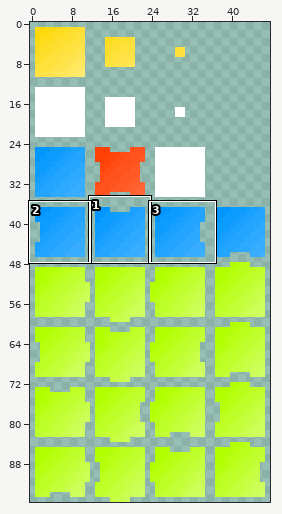
A sprite sheet gets an edit: assets/cells.png. Above: a wide view before the commit, with the close-up outlined.
Close-up. Earlier state:
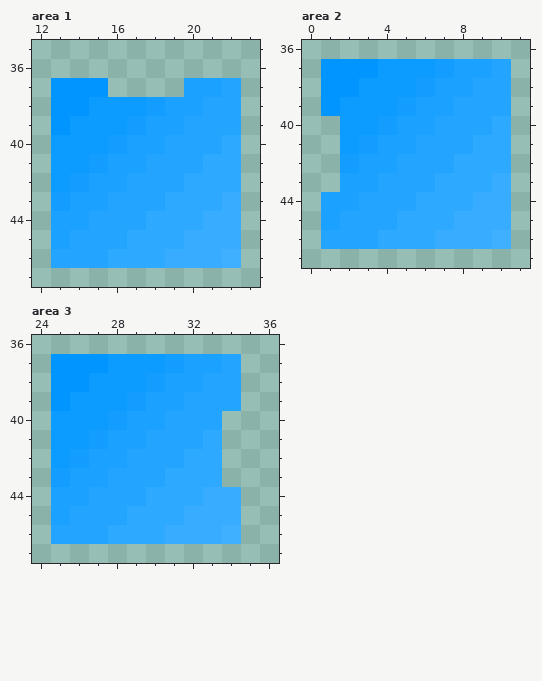
The file is 48x96 pixels. Colours within 5 levels of each other are drawn and written as one. Shown: area 1: x 12..23, y 35..47; area 2: x 0..11, y 36..47; area 3: x 24..36, y 36..47. The commit also changed other parts of the picture, which this record leaves out.
New version:
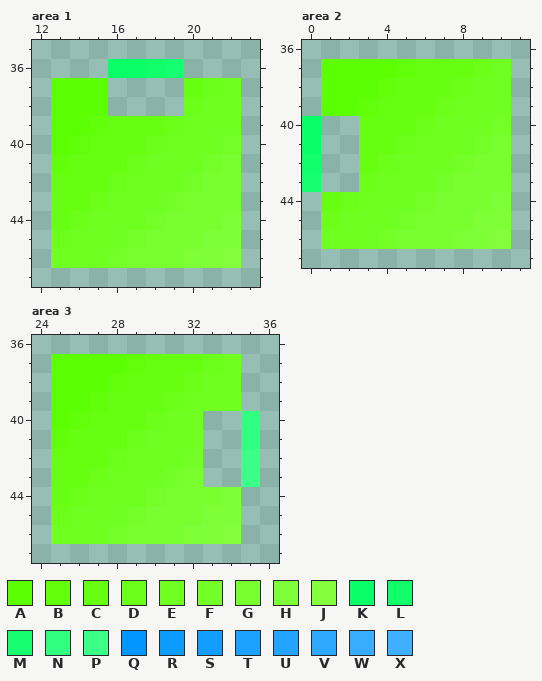
Palette (. is transparent): A #5cff02  B #61ff0a  C #66ff11  D #6bff19  E #6fff20  F #74ff28  G #79ff2f  H #7eff37  J #83ff3e  K #08ff67  L #10ff6b  M #17ff70  N #31ff80  P #3cff87  Q #0196ff  R #0c9bff  S #139eff  T #1ba1ff  U #22a4ff  V #2da9ff  W #38adff  X #3fb0ff
Changes in this commit:
--- area 1
@@ x 12..23 @@
 35 ............
-36 ............
-37 .QQQ....TTU.
-38 .QQRRRSTTUU.
-39 .QRRRSTTUUU.
-40 .RRRSTTUUUV.
-41 .RRSTTUUUVV.
-42 .RSTTUUUVVV.
-43 .STTUUUVVVW.
-44 .TTUUUVVVWW.
-45 .TUUUVVVWWW.
-46 .UUUVVVWWWX.
+36 ....KKLM....
+37 .AAA....CDE.
+38 .AAA....DEE.
+39 .AABCCCDEEE.
+40 .ABCCCDEEEF.
+41 .BCCCDEEEFG.
+42 .CCCDEEEFGG.
+43 .CCDEEEFGGG.
+44 .CDEEEFGGGH.
+45 .DEEEFGGGHH.
+46 .EEEFGGGHHJ.
 47 ............
--- area 2
@@ x 0..11 @@
 36 ............
-37 .QQQRRRSTTU.
-38 .QQRRRSTTUU.
-39 .QRRRSTTUUU.
-40 ..RRSTTUUUV.
-41 ..RSTTUUUVV.
-42 ..STTUUUVVV.
-43 ..TTUUUVVVW.
-44 .TTUUUVVVWW.
-45 .TUUUVVVWWW.
-46 .UUUVVVWWWX.
+37 .AAAABCCCDE.
+38 .AAABCCCDEE.
+39 .AABCCCDEEE.
+40 K..CCCDEEEF.
+41 K..CCDEEEFG.
+42 L..CDEEEFGG.
+43 M..DEEEFGGG.
+44 .CDEEEFGGGH.
+45 .DEEEFGGGHH.
+46 .EEEFGGGHHJ.
 47 ............
--- area 3
@@ x 24..36 @@
 36 .............
-37 .QQQRRRSTTU..
-38 .QQRRRSTTUU..
-39 .QRRRSTTUUU..
-40 .RRRSTTUUU...
-41 .RRSTTUUUV...
-42 .RSTTUUUVV...
-43 .STTUUUVVV...
-44 .TTUUUVVVWW..
-45 .TUUUVVVWWW..
-46 .UUUVVVWWWX..
+37 .AAAABCCCDE..
+38 .AAABCCCDEE..
+39 .AABCCCDEEE..
+40 .ABCCCDEE..N.
+41 .BCCCDEEE..N.
+42 .CCCDEEEF..P.
+43 .CCDEEEFG..P.
+44 .CDEEEFGGGH..
+45 .DEEEFGGGHH..
+46 .EEEFGGGHHJ..
 47 .............
